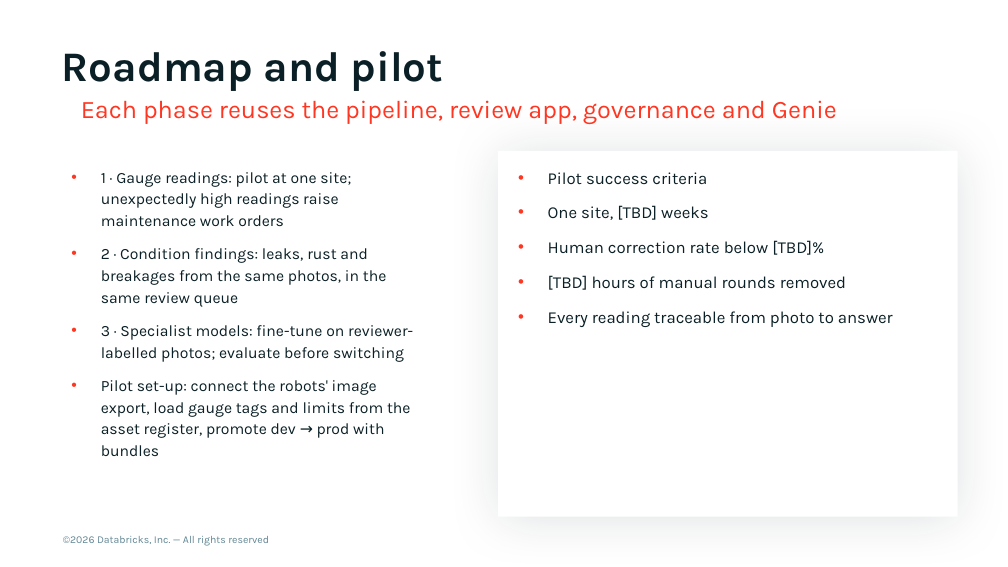
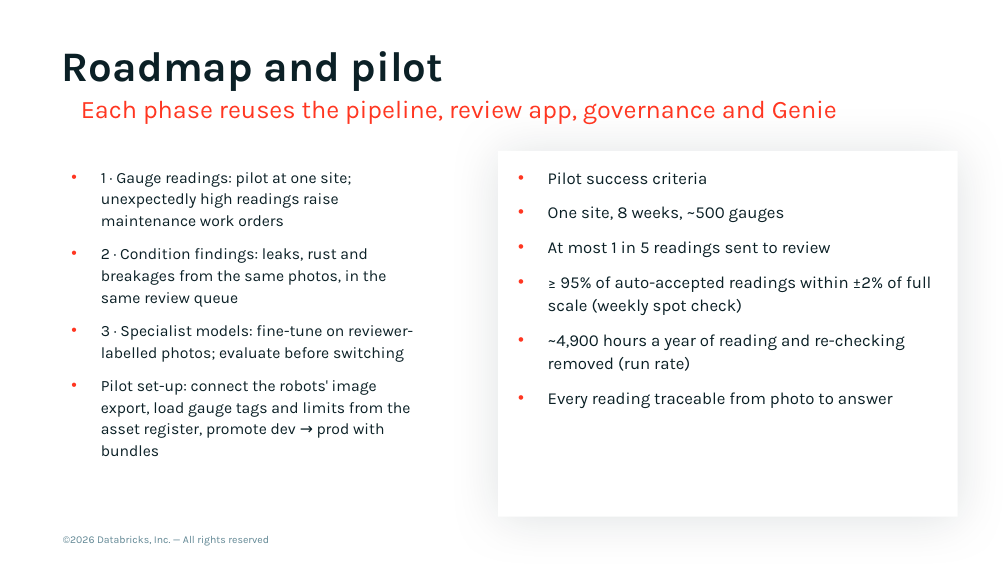
Before and after one commit to admitrewski/pressure-gauge-reader, a slide deck: slide 10 of deck/pressure-gauge-reader.pptx. Drawn at 1008x567 pixels with LibreOffice and Linux fonts; fonts in the diff are those of the drawing; background and template pictures are left out. Boxes give left, top, right and bottom in pixels: in the first picture for what was removed or moved away, otherwise in the second. Text is boxed around its words. In the diff, an @@ line names an element or a change of style, - is before the commit and + after.

Commit message:
Deck + README: value model instead of test-round KPIs; fill TBDs
Replaces the 30-photo test results with an illustrative site value model
(500 gauges twice a day): ~4,900 hours a year back, ~$15k a year AI cost vs
~$180k vendor fees, and downtime at ~$0.8M an hour (Siemens 2024). Assumptions
are stated on the slide. Fills the remaining TBDs: ~2,200 operator hours a year
out of process areas, and pilot targets (8 weeks, <= 1 in 5 reviewed, >= 95%
within +/-2% of full scale).

```diff
--- a/deck/pressure-gauge-reader.pptx
+++ b/deck/pressure-gauge-reader.pptx
@@ text at box(548, 206, 931, 371): text changed @@
-• One site, [TBD] weeks
-• Human correction rate below [TBD]%
-• [TBD] hours of manual rounds removed
+• One site, 8 weeks, ~500 gauges
+• At most 1 in 5 readings sent to review
+• ≥ 95% of auto-accepted readings within ±2% of full scale (weekly spot check)
+• ~4,900 hours a year of reading and re-checking removed (run rate)
```
Also in this commit, not shown: 2 other slides changed, 2 other files.
